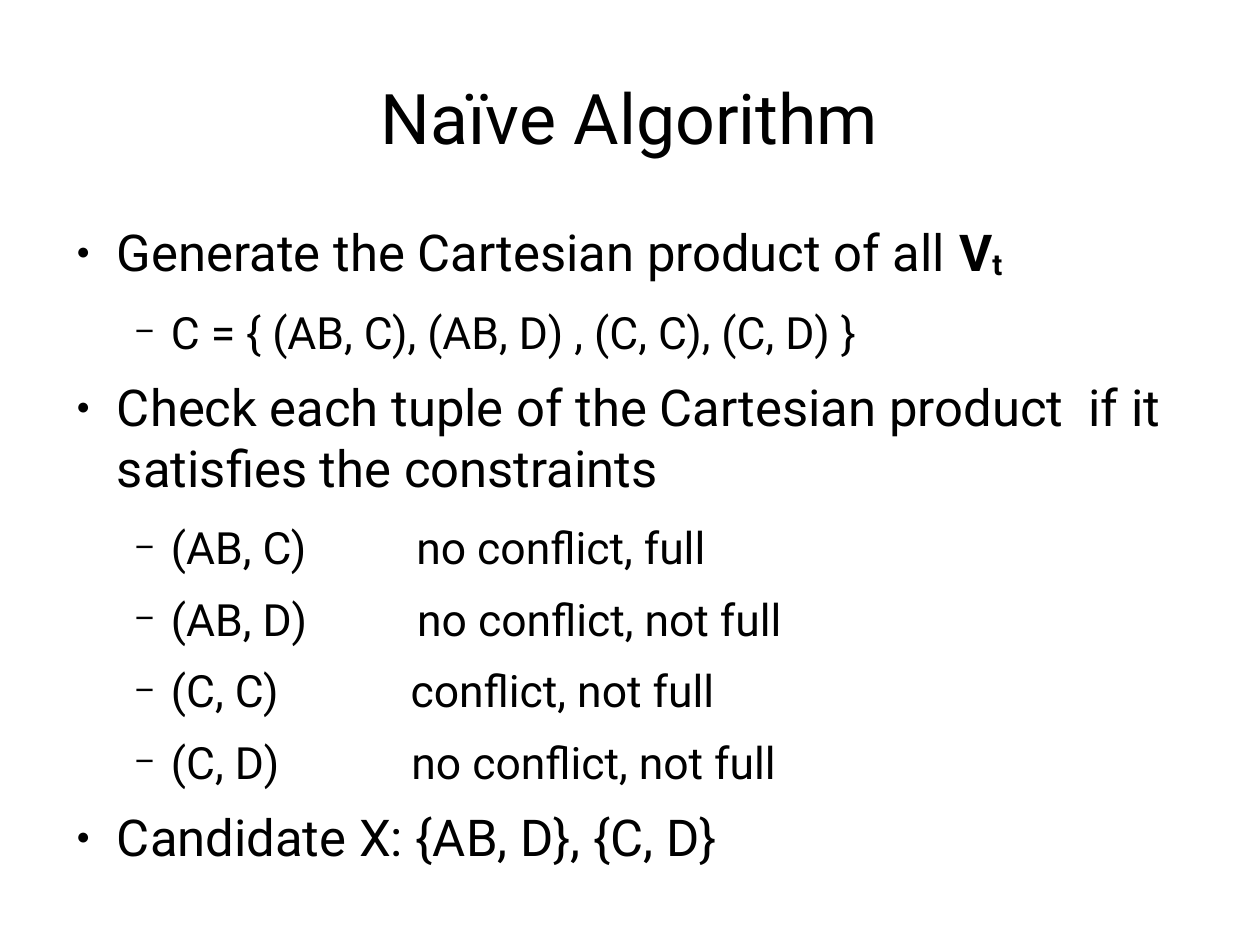
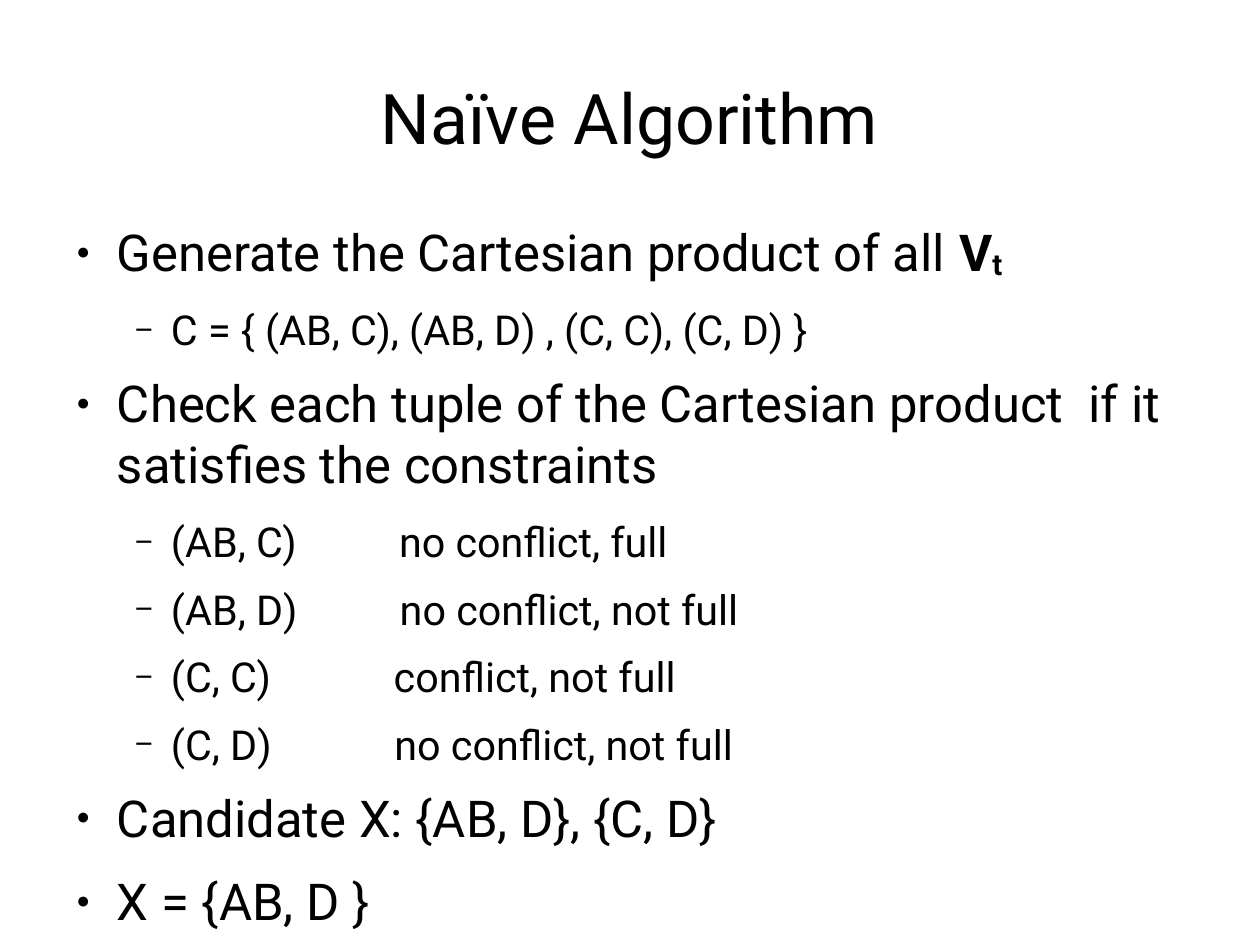
Before and after one commit to jachermocilla/jach-homepage, a slide deck: slide 20 of seminar-2008.odp. Drawn at 1260x945 pixels with LibreOffice and Linux fonts; fonts in the diff are those of the drawing. Boxes give left, top, right and bottom in pixels: in the first picture for what was removed or moved away, otherwise in the second. Text is boxed around its words. In the diff, an @@ line names an element or a change of style, - is before the commit and + after.

```diff
--- a/seminar-2008.odp
+++ b/seminar-2008.odp
@@ text at (171,312,783,769): size 28 to 26 pt in "C = { (AB, C), (AB, D) ...", "(AB, C) no conflict, full", "(AB, D) no conflict, not full", "(C, C) conflict, not full" and 1 more places @@
@@ text at (117,880,339,929): paragraph added @@
+● X = {AB, D }
```
Also in this commit, not shown: 7 other slides changed, 1 slide added.
